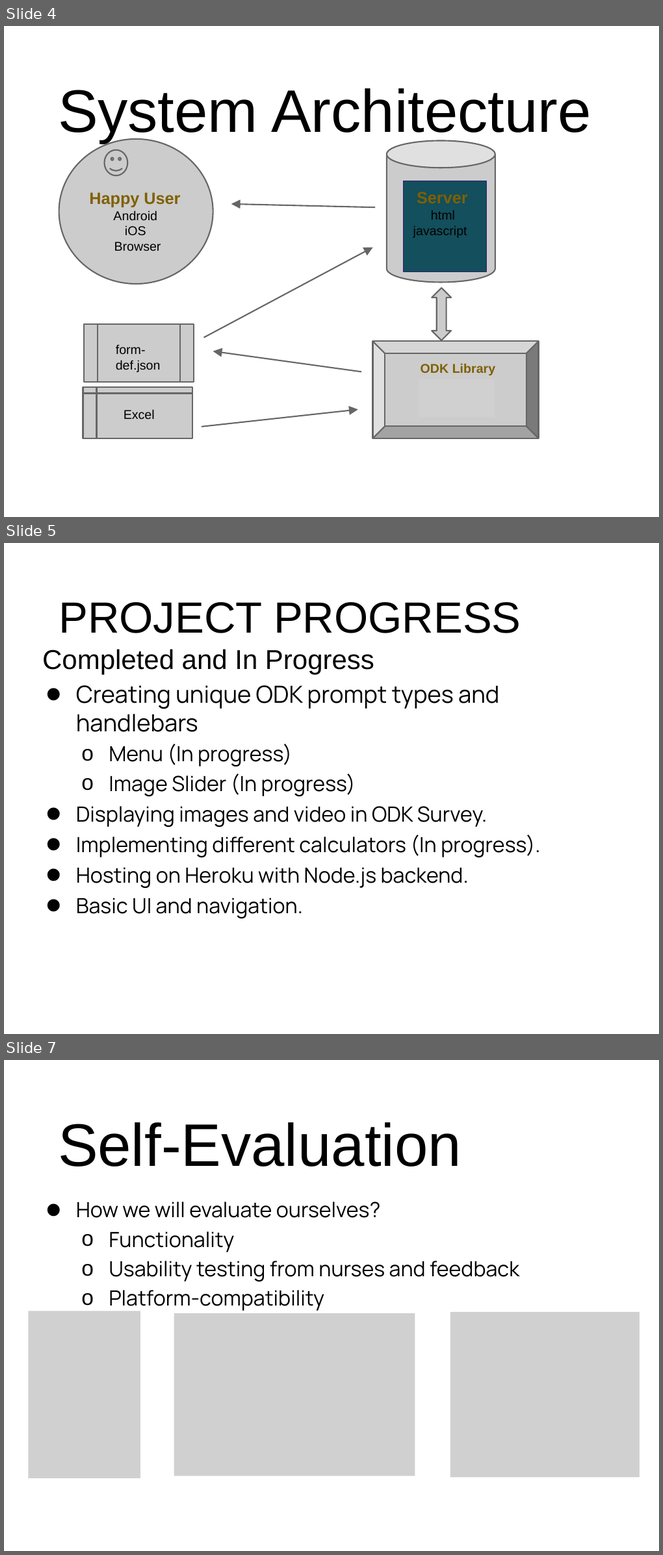
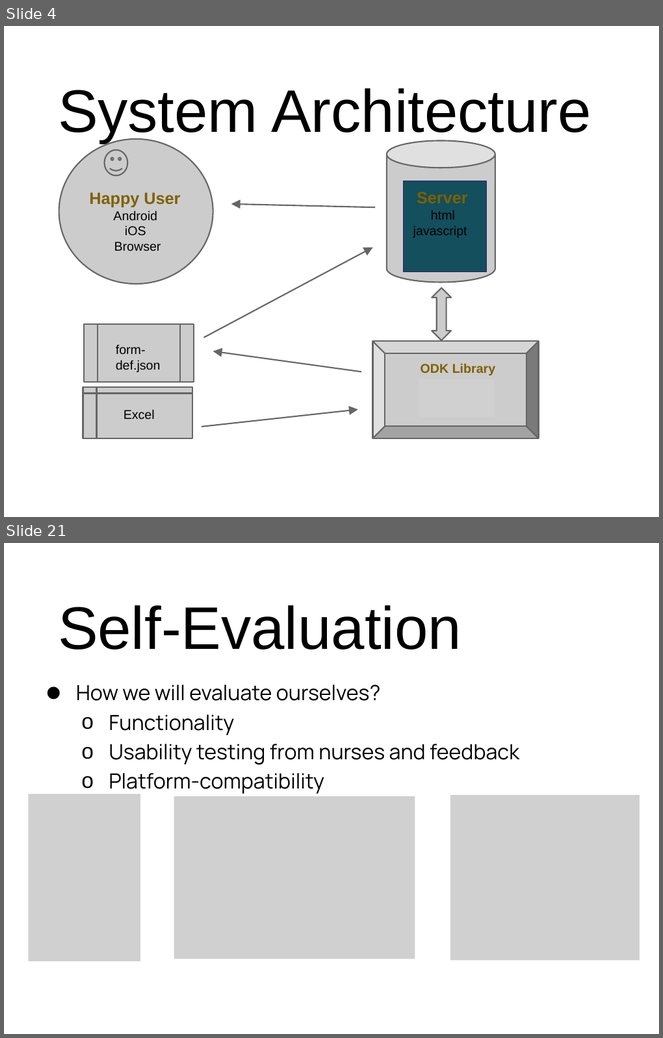
Before and after one commit to xiaoj/481web, a slide deck: presentation/Final Presentation.pptx. Shown one above the other, each under a label of ours: slides 4, 5 and 7 before the commit, slides 4 and 21 after it; the slides between them are not shown. The pictures are 663x1555 and 663x1038 pixels, drawn with LibreOffice and Linux fonts; fonts in the diff are those of the drawing; grey boxes stand for pictures; background and template pictures are left out. Boxes give left, top, right and bottom in pixels: in the first picture for what was removed or moved away, otherwise in the second. Text is boxed around its words. In the diff, an @@ line names an element or a change of style, - is before the commit and + after.

```diff
--- a/presentation/Final Presentation.pptx
+++ b/presentation/Final Presentation.pptx
@@ slide 5 removed at box(4, 543, 659, 1034), background picture (left out) @@
@@ title removed at box(42, 602, 521, 674) @@
-PROJECT PROGRESS Completed and In Progress
@@ text removed at box(76, 685, 540, 919) @@
-• Creating unique ODK prompt types and handlebars
-  o Menu (In progress)
-  o Image Slider (In progress)
-• Displaying images and video in ODK Survey.
-• Implementing different calculators (In progress).
-• Hosting on Heroku with Node.js backend.
-• Basic UI and navigation.
@@ what was slide 7 is now slide 21 @@
```
Also in this commit, not shown: 16 slides added, 1 other slide removed.
